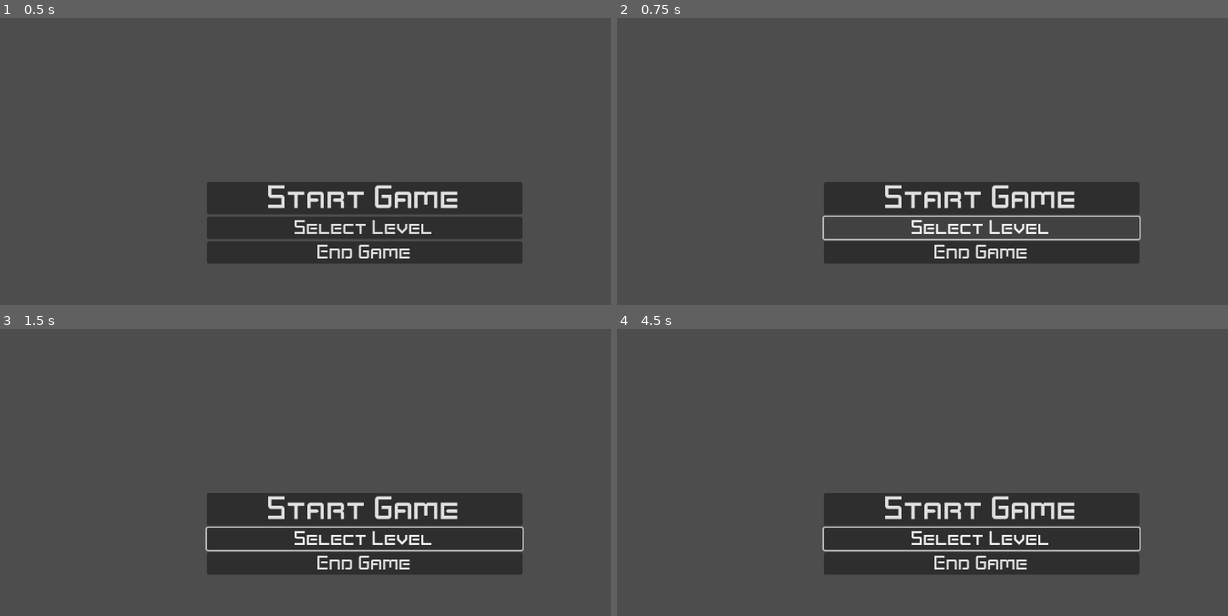
Above: before the commit, frames 1-4 (two rows, left to right).
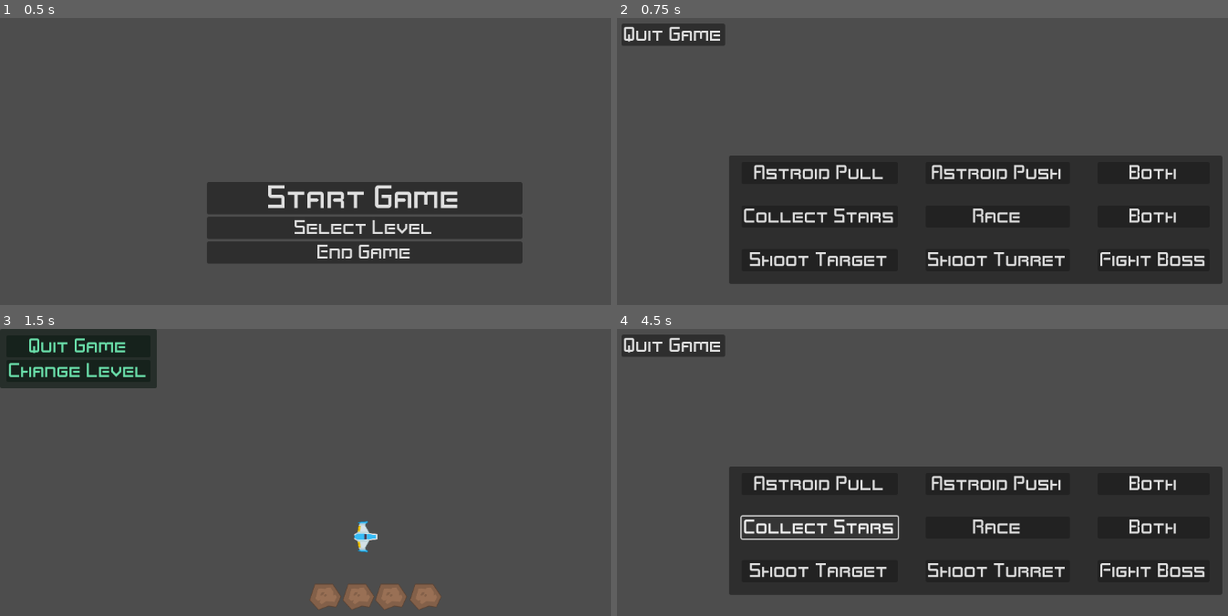
Above: after the commit, the same moments.

Repository: p-spohr/Godot-Components
Game: Godot game, scene res://StartMenu.tscn
The game is run twice, just before and just after one commit, with the same random seed, the same clock (stepped at 60 frames per second) and the same inputs.
Inputs (mouse positions are in pixels of both pictures, inside the frame that each line leads up to):
- Up to frame 1 (0.5 s): no input
- Up to frame 2 (0.75 s): click "Select Level" at 0.5 s
- Up to frame 3 (1.5 s): click (201, 483) at 1.25 s, where only the run after the commit has a clickable "Astroid Pull"
- Up to frame 4 (4.5 s): click (696, 372) at 2 s, where only the run after the commit has a clickable "Change Level"; click (995, 483) at 2.75 s, where only the run after the commit has a clickable "Astroid Push"; click (1154, 483) at 3.5 s, where only the run after the commit has a clickable "Both"; click (818, 527) at 4.25 s, where only the run after the commit has a clickable "Collect Stars"

Frame 1 is identical in both runs. In frame 2, 27% of the frame differs, in the area x 0-100%, y 1-93%; in frame 3, 20%; in frame 4, 25%.

Commit message:
add change level scene and update ship movement

Diff:
--- a/Top Down/PlayerShip.tscn
+++ b/Top Down/PlayerShip.tscn
@@ -1,8 +1,10 @@
-[gd_scene load_steps=4 format=3 uid="uid://dgh7w314elldg"]
+[gd_scene load_steps=5 format=3 uid="uid://dgh7w314elldg"]
 
 [ext_resource type="Texture2D" uid="uid://dkdi32vlrlfla" path="res://assets/player/playerShip1_blue.png" id="1_qpk2e"]
 [ext_resource type="Script" path="res://ship.gd" id="1_sdl1h"]
 [ext_resource type="Theme" uid="uid://b6dswvdhomf68" path="res://space_theme.tres" id="2_47r5m"]
+
+[sub_resource type="CanvasItemMaterial" id="CanvasItemMaterial_rrd1u"]
 
 [node name="PlayerShip" type="CharacterBody2D" groups=["player", "ships"]]
 motion_mode = 1
@@ -24,14 +26,31 @@
 [node name="CanvasLayer" type="CanvasLayer" parent="."]
 
 [node name="PanelContainer" type="PanelContainer" parent="CanvasLayer"]
-offset_left = 10.0
-offset_top = 18.0
-offset_right = 174.0
-offset_bottom = 58.0
+modulate = Color(0.47451, 1, 0.760784, 1)
+texture_filter = 1
+material = SubResource("CanvasItemMaterial_rrd1u")
+offset_right = 228.0
+offset_bottom = 74.0
 
-[node name="Button" type="Button" parent="CanvasLayer/PanelContainer"]
+[node name="MarginContainer" type="MarginContainer" parent="CanvasLayer/PanelContainer"]
+layout_mode = 2
+theme_override_constants/margin_left = 10
+theme_override_constants/margin_top = 10
+theme_override_constants/margin_right = 10
+theme_override_constants/margin_bottom = 10
+
+[node name="VBoxContainer" type="VBoxContainer" parent="CanvasLayer/PanelContainer/MarginContainer"]
+layout_mode = 2
+
+[node name="QuitGame" type="Button" parent="CanvasLayer/PanelContainer/MarginContainer/VBoxContainer"]
 layout_mode = 2
 theme = ExtResource("2_47r5m")
 text = "Quit Game"
 
-[connection signal="pressed" from="CanvasLayer/PanelContainer/Button" to="." method="_on_button_pressed"]
+[node name="ChangeLevel" type="Button" parent="CanvasLayer/PanelContainer/MarginContainer/VBoxContainer"]
+layout_mode = 2
+theme = ExtResource("2_47r5m")
+text = "Change Level"
+
+[connection signal="pressed" from="CanvasLayer/PanelContainer/MarginContainer/VBoxContainer/QuitGame" to="." method="_on_quit_game_pressed"]
+[connection signal="pressed" from="CanvasLayer/PanelContainer/MarginContainer/VBoxContainer/ChangeLevel" to="." method="_on_change_level_pressed"]
--- /dev/null
+++ b/Top Down/SelectLevel.tscn
@@ -0,0 +1,143 @@
+[gd_scene load_steps=3 format=3 uid="uid://bkxllh8vbp4xv"]
+
+[ext_resource type="Script" path="res://select_level.gd" id="1_06gyj"]
+[ext_resource type="Theme" uid="uid://b6dswvdhomf68" path="res://space_theme.tres" id="1_6xfsj"]
+
+[node name="SelectLevel" type="Control"]
+layout_mode = 3
+anchors_preset = 15
+anchor_right = 1.0
+anchor_bottom = 1.0
+grow_horizontal = 2
+grow_vertical = 2
+script = ExtResource("1_06gyj")
+
+[node name="PanelContainer" type="PanelContainer" parent="."]
+texture_filter = 1
+layout_mode = 1
+anchors_preset = 8
+anchor_left = 0.5
+anchor_top = 0.5
+anchor_right = 0.5
+anchor_bottom = 0.5
+offset_left = -353.0
+offset_top = -106.0
+offset_right = 335.0
+offset_bottom = 97.0
+grow_horizontal = 2
+grow_vertical = 2
+
+[node name="GridContainer" type="GridContainer" parent="PanelContainer"]
+layout_mode = 2
+columns = 3
+
+[node name="MarginContainer" type="MarginContainer" parent="PanelContainer/GridContainer"]
+layout_mode = 2
+theme = ExtResource("1_6xfsj")
+theme_type_variation = &"SelectLevelMargin"
+
+[node name="AstroidPull" type="Button" parent="PanelContainer/GridContainer/MarginContainer"]
+texture_filter = 1
+layout_mode = 2
+theme = ExtResource("1_6xfsj")
+text = "Astroid Pull"
+
+[node name="MarginContainer2" type="MarginContainer" parent="PanelContainer/GridContainer"]
+layout_mode = 2
+theme = ExtResource("1_6xfsj")
+theme_type_variation = &"SelectLevelMargin"
+
+[node name="Button" type="Button" parent="PanelContainer/GridContainer/MarginContainer2"]
+texture_filter = 1
+layout_mode = 2
+theme = ExtResource("1_6xfsj")
+text = "Astroid Push"
+
+[node name="MarginContainer3" type="MarginContainer" parent="PanelContainer/GridContainer"]
+layout_mode = 2
+theme = ExtResource("1_6xfsj")
+theme_type_variation = &"SelectLevelMargin"
+
+[node name="Button" type="Button" parent="PanelContainer/GridContainer/MarginContainer3"]
+texture_filter = 1
+layout_mode = 2
+theme = ExtResource("1_6xfsj")
+text = "Both"
+
+[node name="MarginContainer4" type="MarginContainer" parent="PanelContainer/GridContainer"]
+layout_mode = 2
+theme = ExtResource("1_6xfsj")
+theme_type_variation = &"SelectLevelMargin"
+
+[node name="Button" type="Button" parent="PanelContainer/GridContainer/MarginContainer4"]
+texture_filter = 1
+layout_mode = 2
+theme = ExtResource("1_6xfsj")
+text = "Collect Stars"
+
+[node name="MarginContainer5" type="MarginContainer" parent="PanelContainer/GridContainer"]
+layout_mode = 2
+theme = ExtResource("1_6xfsj")
+theme_type_variation = &"SelectLevelMargin"
+
+[node name="Button" type="Button" parent="PanelContainer/GridContainer/MarginContainer5"]
+texture_filter = 1
+layout_mode = 2
+theme = ExtResource("1_6xfsj")
+text = "Race"
+
+[node name="MarginContainer6" type="MarginContainer" parent="PanelContainer/GridContainer"]
+layout_mode = 2
+theme = ExtResource("1_6xfsj")
+theme_type_variation = &"SelectLevelMargin"
+
+[node name="Button" type="Button" parent="PanelContainer/GridContainer/MarginContainer6"]
+texture_filter = 1
+layout_mode = 2
+theme = ExtResource("1_6xfsj")
+text = "Both"
+
+[node name="MarginContainer7" type="MarginContainer" parent="PanelContainer/GridContainer"]
+layout_mode = 2
+theme = ExtResource("1_6xfsj")
+theme_type_variation = &"SelectLevelMargin"
+
+[node name="Button" type="Button" parent="PanelContainer/GridContainer/MarginContainer7"]
+texture_filter = 1
+layout_mode = 2
+theme = ExtResource("1_6xfsj")
+text = "Shoot Target"
+
+[node name="MarginContainer8" type="MarginContainer" parent="PanelContainer/GridContainer"]
+layout_mode = 2
+theme = ExtResource("1_6xfsj")
+theme_type_variation = &"SelectLevelMargin"
+
+[node name="Button" type="Button" parent="PanelContainer/GridContainer/MarginContainer8"]
+texture_filter = 1
+layout_mode = 2
+theme = ExtResource("1_6xfsj")
+text = "Shoot Turret"
+
+[node name="MarginContainer9" type="MarginContainer" parent="PanelContainer/GridContainer"]
+layout_mode = 2
+theme = ExtResource("1_6xfsj")
+theme_type_variation = &"SelectLevelMargin"
+
+[node name="Button" type="Button" parent="PanelContainer/GridContainer/MarginContainer9"]
+texture_filter = 1
+layout_mode = 2
+theme = ExtResource("1_6xfsj")
+text = "Fight Boss"
+
+[node name="QuitGame" type="Button" parent="."]
+layout_mode = 0
+offset_left = 7.0
+offset_top = 9.0
+offset_right = 171.0
+offset_bottom = 44.0
+theme = ExtResource("1_6xfsj")
+text = "Quit Game"
+
+[connection signal="pressed" from="PanelContainer/GridContainer/MarginContainer/AstroidPull" to="." method="_on_astroid_pull_pressed"]
+[connection signal="pressed" from="QuitGame" to="." method="_on_quit_game_pressed"]
--- a/Top Down/StartMenu.tscn
+++ b/Top Down/StartMenu.tscn
@@ -57,6 +57,7 @@
 one_shot = true
 
 [connection signal="pressed" from="MarginContainer/VBoxContainer/StartButton" to="." method="_on_start_button_pressed"]
+[connection signal="pressed" from="MarginContainer/VBoxContainer/SelectLevel" to="." method="_on_select_level_pressed"]
 [connection signal="pressed" from="MarginContainer/VBoxContainer/EndGame" to="." method="_on_end_game_pressed"]
 [connection signal="timeout" from="EndTimer" to="." method="_on_end_timer_timeout"]
 [connection signal="timeout" from="StartTimer" to="." method="_on_start_timer_timeout"]
--- /dev/null
+++ b/Top Down/select_level.gd
@@ -0,0 +1,35 @@
+extends Control
+
+var list_of_levels : Array = [
+	"res://test_map.tscn",
+	1,
+	2,
+	3,
+	4,
+	5,
+	6,
+	7,
+	8]
+
+# Called when the node enters the scene tree for the first time.
+func _ready() -> void:
+	pass
+
+
+# Called every frame. 'delta' is the elapsed time since the previous frame.
+func _process(delta: float) -> void:
+	pass
+
+
+func _on_quit_game_pressed() -> void:
+	get_tree().quit()
+
+
+func _on_astroid_pull_pressed() -> void:
+
+	change_level(list_of_levels[0])
+
+
+func change_level(scene_path : String) -> void:
+
+	get_tree().change_scene_to_file(scene_path)
--- a/Top Down/ship.gd
+++ b/Top Down/ship.gd
@@ -15,11 +15,20 @@
 
 func _process(delta: float) -> void:
 
+	# already normalized
 	player_direction = Input.get_vector("left", "right", "up", "down")
+
+	# not normalized
+	#player_direction.x = Input.get_axis("left", "right")
+	#player_direction.y = Input.get_axis("up", "down")
+
+	#if player_direction.length() > 1:
+		#player_direction = player_direction.normalized()
 
 	braked = Input.is_action_pressed("brake")
 
-	look_at(get_global_mouse_position())
+	# angle the ship based on mouse position
+	# look_at(get_global_mouse_position())
 
 func _physics_process(delta: float) -> void:
 
@@ -36,6 +45,9 @@
 		velocity.x = clamp(velocity.x, -500, 500)
 		velocity.y = clamp(velocity.y, -500, 500)
 
+		# angle the ship based on direction of velocity
+		rotation = velocity.angle()
+
 		# feels unresponsive
 		# velocity = lerp(Vector2.ZERO, velocity, 0.98)
 
@@ -51,10 +63,24 @@
 	if braked:
 		velocity += Vector2.ZERO - velocity * 0.03
 
-	print(velocity)
+
+	# stop the ship if colliding with astroid
+	if is_on_wall():
+		velocity += Vector2.ZERO - velocity * 0.1
+
+
+	# print(velocity)
+	print(player_direction)
+
 
 	move_and_slide()
 
 
-func _on_button_pressed() -> void:
+func _on_quit_game_pressed() -> void:
+
 	get_tree().quit()
+
+
+func _on_change_level_pressed() -> void:
+
+	get_tree().change_scene_to_file("res://SelectLevel.tscn")
--- a/Top Down/space_theme.tres
+++ b/Top Down/space_theme.tres
@@ -4,5 +4,10 @@
 
 [resource]
 default_font = ExtResource("1_1omcj")
+SelectLevelMargin/base_type = &"MarginContainer"
+SelectLevelMargin/constants/margin_bottom = 20
+SelectLevelMargin/constants/margin_left = 20
+SelectLevelMargin/constants/margin_right = 20
+SelectLevelMargin/constants/margin_top = 10
 start_menu_buttons/base_type = &"Button"
 start_menu_buttons/font_sizes/font_size = 26
--- a/Top Down/start_menu.gd
+++ b/Top Down/start_menu.gd
@@ -105,3 +105,8 @@
 func _on_start_timer_timeout() -> void:
 
 	start_primary_scene(test_arena_path)
+
+
+func _on_select_level_pressed() -> void:
+
+	get_tree().change_scene_to_file("res://SelectLevel.tscn")
